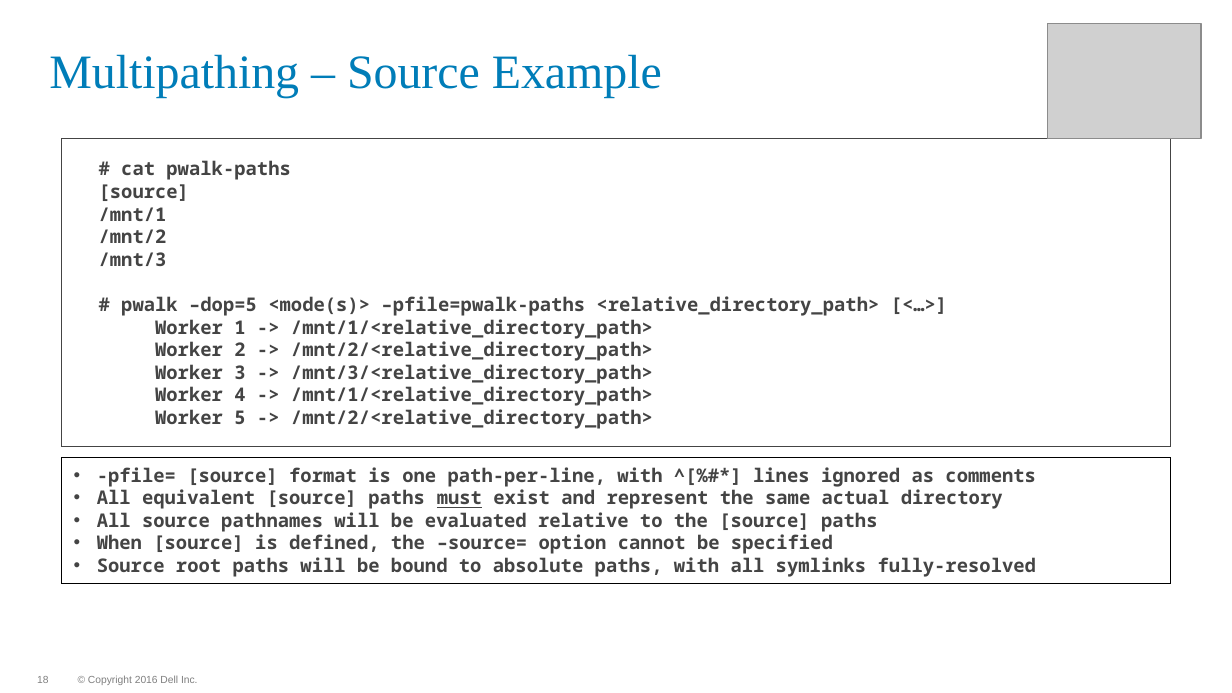
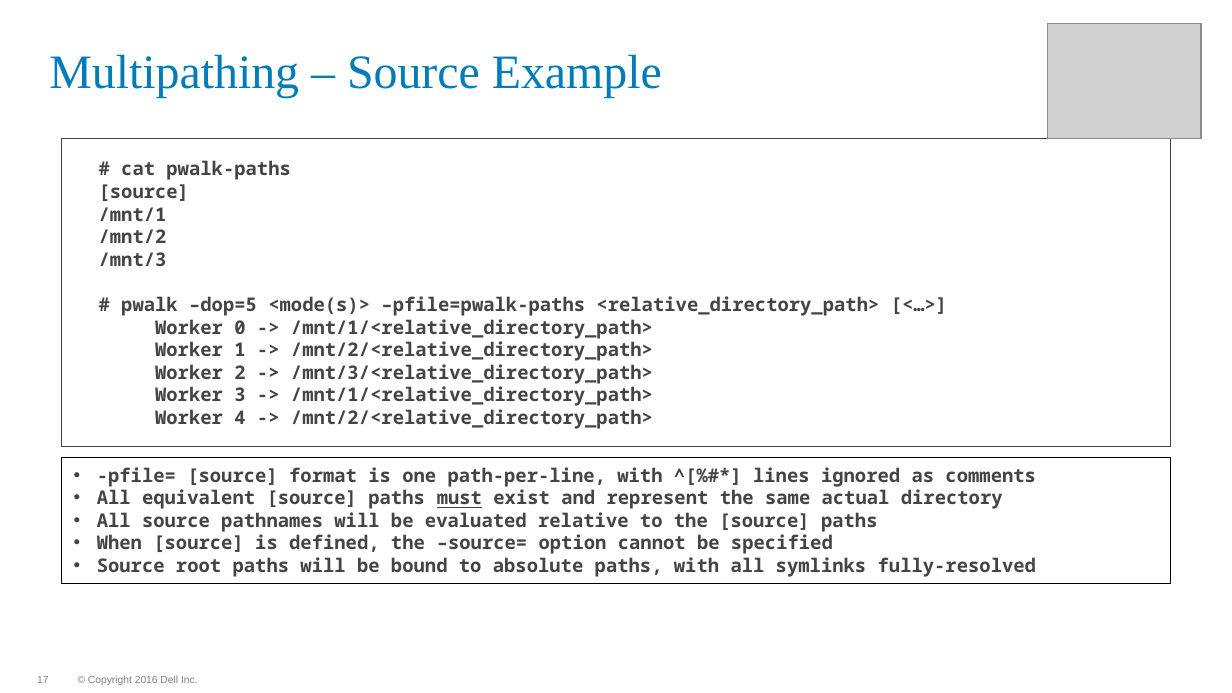
Before and after one commit to WhizBob/pwalk, a slide deck: slide 17 of doc/pwalk_slides.pptx (slide 18 before the commit). Drawn at 1232x693 pixels with LibreOffice and Linux fonts; fonts in the diff are those of the drawing; grey boxes stand for pictures; background and template pictures are left out. Boxes give left, top, right and bottom in pixels: in the first picture for what was removed or moved away, otherwise in the second. Text is boxed around its words. In the diff, an @@ line names an element or a change of style, - is before the commit and + after.

```diff
--- a/doc/pwalk_slides.pptx
+++ b/doc/pwalk_slides.pptx
@@ text at bbox=[155, 319, 653, 429]: text changed @@
-Worker 1 -> /mnt/1/<relative_directory_path>
-Worker 2 -> /mnt/2/<relative_directory_path>
-Worker 3 -> /mnt/3/<relative_directory_path>
-Worker 4 -> /mnt/1/<relative_directory_path>
-Worker 5 -> /mnt/2/<relative_directory_path>
+Worker 0 -> /mnt/1/<relative_directory_path>
+Worker 1 -> /mnt/2/<relative_directory_path>
+Worker 2 -> /mnt/3/<relative_directory_path>
+Worker 3 -> /mnt/1/<relative_directory_path>
+Worker 4 -> /mnt/2/<relative_directory_path>
@@ page number at bbox=[37, 676, 48, 683]: text changed @@
-18
+17
```
Also in this commit, not shown: 8 other slides changed, 1 slide removed, 19 other files.
